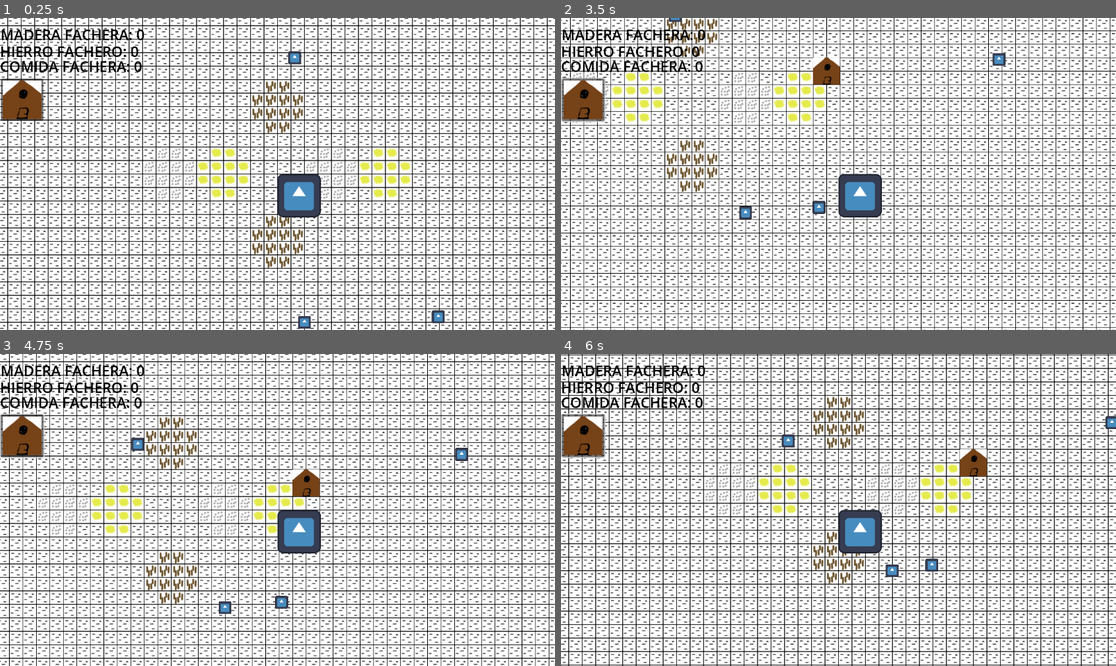
Above: before the commit, frames 1-4 (two rows, left to right).
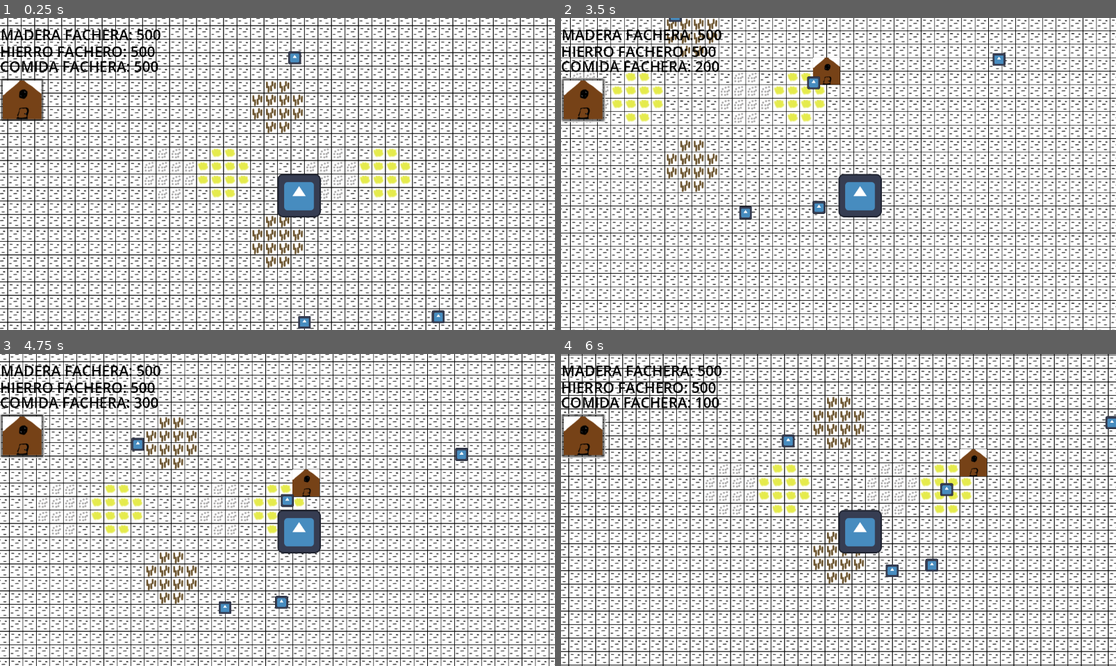
Above: after the commit, the same moments.

Repository: QuaaDev/Juego-Proyecto
Game: Godot game, scene res://Scene/Nucleo.tscn
Two runs of this game, one before a commit and one after it. Both use one fixed random seed, a clock stepped at 60 frames per second and the inputs below. The engine's default icon, where the game draws it, is replaced by a stand-in: a white triangle on a blue panel in a dark square.
Inputs (mouse positions are in pixels of both pictures, inside the frame that each line leads up to):
- Up to frame 1 (0.25 s): no input
- Up to frame 2 (3.5 s): click (583, 99) at 0.5 s; move the mouse to (960, 158) at 1.27 s; press the mouse at (960, 158) at 1.28 s; hold Right (ui_right) 1.28-2.03 s; move the mouse to (727, 189) at 2.02 s; release the mouse at (727, 189) at 2.03 s; hold Down (ui_down) 2.03-2.78 s; right-click (727, 189) at 2.1 s; click (727, 189) at 2.3 s; move the mouse to (894, 105) at 2.77 s; press the mouse at (894, 105) at 2.78 s; hold Right (ui_right) from 2.78 s (still down)
- Up to frame 3 (4.75 s): move the mouse to (249, 572) at 3.52 s; release Right (ui_right) at 3.53 s; release the mouse at (249, 572) at 3.53 s; hold Up (ui_up) 3.53-4.28 s; click (249, 572) at 3.6 s; move the mouse to (444, 556) at 4.27 s; hold Left (ui_left) from 4.28 s (still down); hold Right mouse button (ClickDer) from 4.28 s (still down); click (444, 556) at 4.55 s
- Up to frame 4 (6 s): move the mouse to (672, 463) at 5.02 s; release Right mouse button (ClickDer) at 5.03 s; click (672, 463) at 5.1 s; move the mouse to (866, 510) at 5.77 s; release Left (ui_left) at 5.78 s; press the mouse at (866, 510) at 5.78 s; hold Down (ui_down) from 5.78 s (still down)

The runs differ from the first frame. In frame 1, 0.2% of the frame differs, in the area x 23-29%, y 3-18%; in frame 2, 0.3%; in frame 3, 0.3%; in frame 4, 0.4%, in the area x 23-71%, y 3-46%.

Commit message:
Los aldeanos mueren de hambre

Diff:
--- a/TodoJunto/Scene/Nucleo.tscn
+++ b/TodoJunto/Scene/Nucleo.tscn
@@ -16,6 +16,10 @@
 [node name="CanvasLayer" parent="Menu/EscenaPrincipal" instance=ExtResource("2_noyj7")]
 
 [node name="Suelo" parent="Menu/EscenaPrincipal" instance=ExtResource("1_osif7")]
+
+[node name="Ciclo" type="Timer" parent="Menu/EscenaPrincipal"]
+wait_time = 5.0
+autostart = true
 
 [node name="Aldeano4" parent="Menu/EscenaPrincipal" instance=ExtResource("4_rd3sf")]
 position = Vector2(477, 424)
--- a/TodoJunto/Scene/spawn_aldeano.tscn
+++ b/TodoJunto/Scene/spawn_aldeano.tscn
@@ -10,4 +10,5 @@
 one_shot = true
 
 [node name="ConsultarRecurso" type="Timer" parent="."]
+wait_time = 2.0
 autostart = true
--- a/TodoJunto/Script/Area2D.gd
+++ b/TodoJunto/Script/Area2D.gd
@@ -117,7 +117,9 @@
 		velocidad_actualizacion_recursos = 0
 		#Recolecta la velocidad de recoleccion de todos los aldeanos asignados
 		for i in lista_de_aldeanos:
-			velocidad_actualizacion_recursos += i.velocidad_recoleccion
+			#Si el objeto no se le aplico queue_free, accede a el
+			if is_instance_valid(i):
+				velocidad_actualizacion_recursos += i.velocidad_recoleccion
 		cantidad_del_recurso -= velocidad_actualizacion_recursos
 		EscenaPrincipal.actualizar_recursos(tipo_recurso,velocidad_actualizacion_recursos)
 
--- a/TodoJunto/Script/ControladorEscena.gd
+++ b/TodoJunto/Script/ControladorEscena.gd
@@ -6,7 +6,11 @@
 #Hierro 1 comida 2 madera 3
 @onready var suelo = $Suelo
 @onready var canvas = $"CanvasLayer"
+@onready var ciclo = $Ciclo
+@onready var yo_mismo = $"."
+
 func _ready():
+	ciclo.timeout.connect(yo_mismo.nuevo_ciclo)
 	var recurso1 = Zona_de_recursos.new()
 	suelo.add_child(recurso1)
 	recurso1.iniciar_zona(1,80,40, Vector2(160,0),3200)
@@ -36,6 +40,9 @@
 	for i in areas_de_recurso:
 		i.name = "Area"+ str(contador_for)
 		contador_for += 1
+	actualizar_recursos(1,500)
+	actualizar_recursos(2,500)
+	actualizar_recursos(3,500)
 #Interfaz
 func actualizar_recursos(recurso,cantidad):
 	if recurso == 1:
@@ -66,5 +73,31 @@
 	objeto.body_entered.connect(objeto.entrando_al_recurso)
 	objeto.body_exited.connect(objeto.saliendo_del_recurso)
 
-func agregar_hijo(objeto):
-	add_child(objeto)
+#Los ciclos defienen el tiempo del juego
+func nuevo_ciclo():
+	print("---------------------------------------------")
+	print("Un ciclo empieza")
+	var hijos_aldeanos = []
+	#Recolecta todos los hijos con el nombre aldeano
+	for i in yo_mismo.get_children():
+		if i.name.contains("Aldeano"):
+			hijos_aldeanos.append(i)
+	#Si la cantidad de comida es menor a lo que comen todos los aldeanos, algunos moriran de hambre
+	if cantidad_comida < hijos_aldeanos.size()*60:
+		#Calcula las muertes por hambre
+		var cantidad_muertes_por_hambre = int((hijos_aldeanos.size()*60 - cantidad_comida)/60)
+		#Ejecuta las muertes seleccionando un aldeano random, lo elimina de la lista de aldeanos y luego queue free
+		for i in range(0,cantidad_muertes_por_hambre):
+			var indice_seleccionado = randi() % hijos_aldeanos.size()
+			var aldeano_seleccionado = hijos_aldeanos[indice_seleccionado]
+			hijos_aldeanos.remove_at(indice_seleccionado)
+			aldeano_seleccionado.queue_free()
+		#Pone la comida en 0 para evitar numeros negativos
+		actualizar_recursos(2,-cantidad_comida)
+		print(cantidad_muertes_por_hambre)
+	else:
+		#Si hay suficiente comida, resta la comida consumida por aldeanos
+		actualizar_recursos(2,-hijos_aldeanos.size()*60)
+	#Luego de haber alimentado a las unidades, se propone el crear nuevas unidades
+	#El spawn averigua si hay comida suficiente para crear nuevas unidades
+	suelo.señal_ciclo()
--- a/TodoJunto/Script/ControladorSuelo.gd
+++ b/TodoJunto/Script/ControladorSuelo.gd
@@ -3,6 +3,7 @@
 @onready var escena_sprite_edificio = preload("res://Scene/SceneSecundarios/EdificioSeleccionado.tscn")
 @onready var tile_map = $TileMap
 @onready var spawn_aldeanos = preload("res://Scene/spawn_aldeano.tscn")
+var spawns_aldeanos_colocados = []
 func _ready():
 	pass # Replace with function body.
 
@@ -41,3 +42,6 @@
 	var new_spawn = spawn_aldeanos.instantiate()
 	new_spawn.position = get_global_mouse_position()
 	add_child(new_spawn)
+	spawns_aldeanos_colocados.append(new_spawn)
+func señal_ciclo():
+	pass
--- a/TodoJunto/Script/IA_aldeano.gd
+++ b/TodoJunto/Script/IA_aldeano.gd
@@ -1,5 +1,8 @@
 extends CharacterBody2D
 @onready var escena_principal = get_parent()
+@onready var timer = $Timer
+@onready var yo_mismo = $"."
+
 #Recursos para calcular el recurso mas cercano
 var coordenadas_recursos
 var recurso_mas_cercano
@@ -13,8 +16,6 @@
 #Velocidad del aldeano
 var movimientos_repetidos_x = []
 var movimientos_repetidos_y = []
-#Timer
-@onready var timer = $Timer
 @export var tipo_de_recurso : int
 @export var velocidad_recoleccion : int
 #Cuando todo este iniciado, ejecuta el codigo
@@ -51,7 +52,8 @@
 		moverse_x = true
 		moverse_y = true
 	else:
-		print("No quedan recursos de X tipo")
+		pass
+		#print("No quedan recursos de X tipo")
 	#resultado_distancia.clear()
 func _process(_delta):
 	#Interruptor para el movimiento
